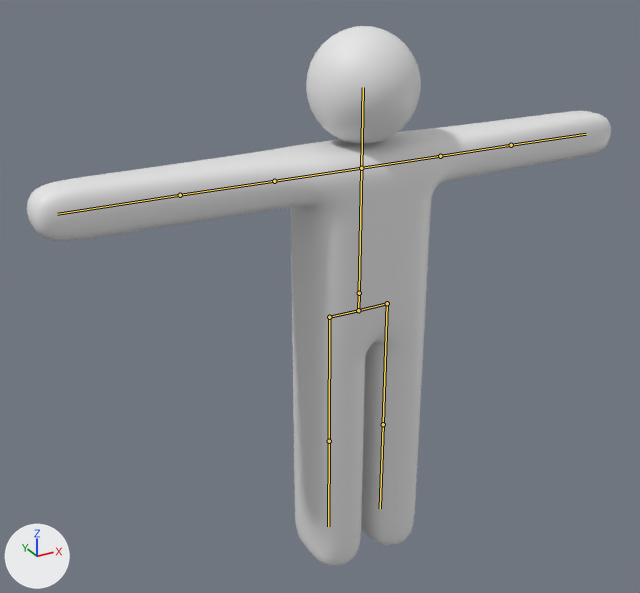
What one commit did to the Blender file Human.blend.
One viewpoint serves both versions: a 50 mm camera at (-1.231, -2.004, 1.908) aimed at (-0.057, 0.132, 0.84). Lighting does not change. The marker at lower left points along +X, +Y and +Z. The picture after the commit comes second. The bones that bend it are drawn over the model as lines.

The first picture shows '身体'.
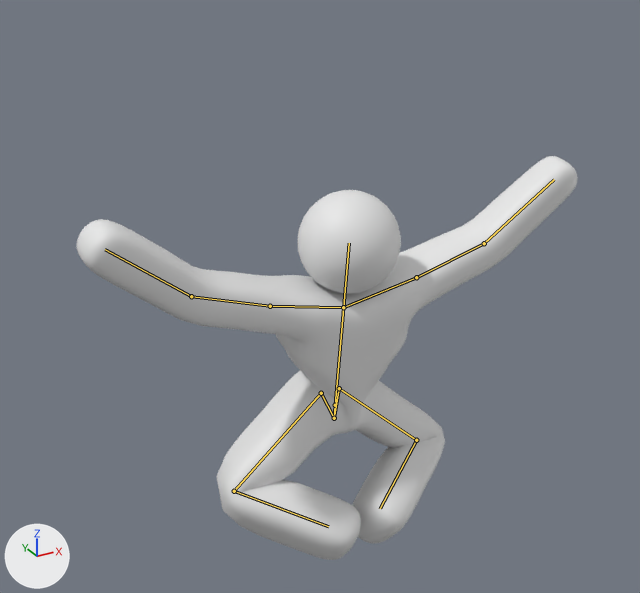
The newer file adds an action. The first version stands in its rest pose; the second is drawn at frame 0 of the action '头部闪避'.

Where the change shows, as pixel boxes (x1, y1, x2, y2) in the pictures (640 x 593 px):
'身体', posed (14% narrower, 25% shorter): before (27, 26, 611, 566); after (77, 156, 578, 560)
bone '髋', root to tip: before (358, 310) to (359, 293); after (334, 418) to (335, 405)
bone '胸', root to tip: before (359, 293) to (361, 168); after (335, 405) to (343, 307)
bone '头', root to tip: before (361, 168) to (363, 87); after (343, 307) to (349, 243)
bone '左肩', root to tip: before (361, 168) to (274, 181); after (343, 307) to (270, 306)
bone '左臂', root to tip: before (274, 181) to (180, 195); after (270, 306) to (191, 296)
bone '左手', root to tip: before (180, 195) to (57, 214); after (191, 296) to (105, 249)
bone '右肩', root to tip: before (361, 168) to (440, 156); after (343, 307) to (416, 277)
bone '右臂', root to tip: before (440, 156) to (511, 145); after (416, 277) to (484, 243)
bone '右手', root to tip: before (511, 145) to (586, 134); after (484, 243) to (554, 179)
bone '右髋', root to tip: before (358, 310) to (387, 303); after (334, 418) to (339, 388)
bone '右腿', root to tip: before (387, 303) to (383, 424); after (339, 388) to (416, 440)
bone '右脚', root to tip: before (383, 424) to (380, 508); after (416, 440) to (380, 508)
bone '左髋', root to tip: before (358, 310) to (329, 317); after (334, 418) to (321, 393)
bone '左腿', root to tip: before (329, 317) to (329, 441); after (321, 393) to (234, 491)
bone '左脚', root to tip: before (329, 441) to (328, 526); after (234, 491) to (328, 526)

Diff of the bpy script that builds the scene:
```diff
--- a/Human.blend.py
+++ b/Human.blend.py
@@ bone_髋 @@
 bone_髋 = bpy.data.objects['骨架'].pose.bones['髋']
-bone_髋.location = (0.0, 0.0, 0.0)
-bone_髋.rotation_quaternion = (1.0, 0.0, 0.0, 0.0)  # degrees (0, 0, 0)
+bone_髋.location = (0.014, -0.514, -0.183)
+bone_髋.rotation_quaternion = (0.997, 0.076, 0.003, 0.008)  # degrees (9, 0, 1)
@@ bone_胸 @@
 bone_胸 = bpy.data.objects['骨架'].pose.bones['胸']  # child of '髋'
-bone_胸.rotation_quaternion = (1.0, 0.0, 0.0, 0.0)  # degrees (0, 0, 0)
+bone_胸.rotation_quaternion = (1.0, -0.006, 0.003, -0.004)  # degrees (-1, 0, -1)
@@ bone_头 @@
 bone_头 = bpy.data.objects['骨架'].pose.bones['头']  # child of '胸'
-bone_头.rotation_quaternion = (1.0, 0.0, 0.0, 0.0)  # degrees (0, 0, 0)
+bone_头.rotation_quaternion = (1.0, -0.016, 0.0, -0.006)  # degrees (-2, 0, -1)
@@ bone_左肩 @@
 bone_左肩 = bpy.data.objects['骨架'].pose.bones['左肩']  # child of '胸'
-bone_左肩.rotation_quaternion = (1.0, 0.0, 0.0, 0.0)  # degrees (0, 0, 0)
+bone_左肩.rotation_quaternion = (0.991, 0.136, 0.004, 0.007)  # degrees (16, 0, 1)
@@ bone_左臂 @@
 bone_左臂 = bpy.data.objects['骨架'].pose.bones['左臂']  # child of '左肩'
-bone_左臂.rotation_quaternion = (1.0, 0.0, 0.0, 0.0)  # degrees (0, 0, 0)
+bone_左臂.rotation_quaternion = (0.999, 0.046, 0.001, 0.006)  # degrees (5, 0, 1)
@@ bone_左手 @@
 bone_左手 = bpy.data.objects['骨架'].pose.bones['左手']  # child of '左臂'
-bone_左手.rotation_quaternion = (1.0, 0.0, 0.0, 0.0)  # degrees (0, 0, 0)
+bone_左手.rotation_quaternion = (0.985, 0.171, 0.0, 0.011)  # degrees (20, 0, 1)
@@ bone_右肩 @@
 bone_右肩 = bpy.data.objects['骨架'].pose.bones['右肩']  # child of '胸'
-bone_右肩.rotation_quaternion = (1.0, 0.0, 0.0, 0.0)  # degrees (0, 0, 0)
+bone_右肩.rotation_quaternion = (0.996, 0.004, -0.005, 0.088)  # degrees (0, -1, 10)
@@ bone_右臂 @@
 bone_右臂 = bpy.data.objects['骨架'].pose.bones['右臂']  # child of '右肩'
-bone_右臂.rotation_quaternion = (1.0, 0.0, 0.0, 0.0)  # degrees (0, 0, 0)
+bone_右臂.rotation_quaternion = (0.998, 0.014, -0.002, 0.06)  # degrees (2, 0, 7)
@@ bone_右手 @@
 bone_右手 = bpy.data.objects['骨架'].pose.bones['右手']  # child of '右臂'
-bone_右手.rotation_quaternion = (1.0, 0.0, 0.0, 0.0)  # degrees (0, 0, 0)
+bone_右手.rotation_quaternion = (0.979, 0.025, 0.0, 0.204)  # degrees (3, -1, 24)
@@ bone_右髋 @@
 bone_右髋 = bpy.data.objects['骨架'].pose.bones['右髋']
-bone_右髋.location = (0.0, 0.0, 0.0)
-bone_右髋.rotation_quaternion = (1.0, 0.0, 0.0, 0.0)  # degrees (0, 0, 0)
+bone_右髋.location = (-0.183, 0.014, -0.514)
+bone_右髋.rotation_quaternion = (0.826, 0.54, -0.045, 0.156)  # degrees (65, -14, 12)
@@ bone_右腿 @@
 bone_右腿 = bpy.data.objects['骨架'].pose.bones['右腿']  # child of '右髋'
-bone_右腿.rotation_quaternion = (1.0, 0.0, 0.0, 0.0)  # degrees (0, 0, 0)
+bone_右腿.rotation_quaternion = (0.984, -0.169, 0.04, -0.026)  # degrees (-20, 4, -4)
@@ bone_右脚 @@
 bone_右脚 = bpy.data.objects['骨架'].pose.bones['右脚']  # child of '右腿'
-bone_右脚.rotation_quaternion = (1.0, 0.0, 0.0, 0.0)  # degrees (0, 0, 0)
+bone_右脚.rotation_quaternion = (0.557, -0.758, 0.011, -0.34)  # degrees (-100, -30, -27)
@@ bone_左髋 @@
 bone_左髋 = bpy.data.objects['骨架'].pose.bones['左髋']
-bone_左髋.location = (0.0, 0.0, 0.0)
-bone_左髋.rotation_quaternion = (1.0, 0.0, 0.0, 0.0)  # degrees (0, 0, 0)
+bone_左髋.location = (0.183, -0.014, -0.514)
+bone_左髋.rotation_quaternion = (0.812, 0.56, 0.042, -0.16)  # degrees (68, 14, -13)
@@ bone_左腿 @@
 bone_左腿 = bpy.data.objects['骨架'].pose.bones['左腿']  # child of '左髋'
-bone_左腿.rotation_quaternion = (1.0, 0.0, 0.0, 0.0)  # degrees (0, 0, 0)
+bone_左腿.rotation_quaternion = (0.985, -0.165, -0.043, 0.022)  # degrees (-19, -4, 3)
@@ bone_左脚 @@
 bone_左脚 = bpy.data.objects['骨架'].pose.bones['左脚']  # child of '左腿'
-bone_左脚.rotation_quaternion = (1.0, 0.0, 0.0, 0.0)  # degrees (0, 0, 0)
+bone_左脚.rotation_quaternion = (0.565, -0.744, -0.012, 0.356)  # degrees (-97, 31, 29)
```
